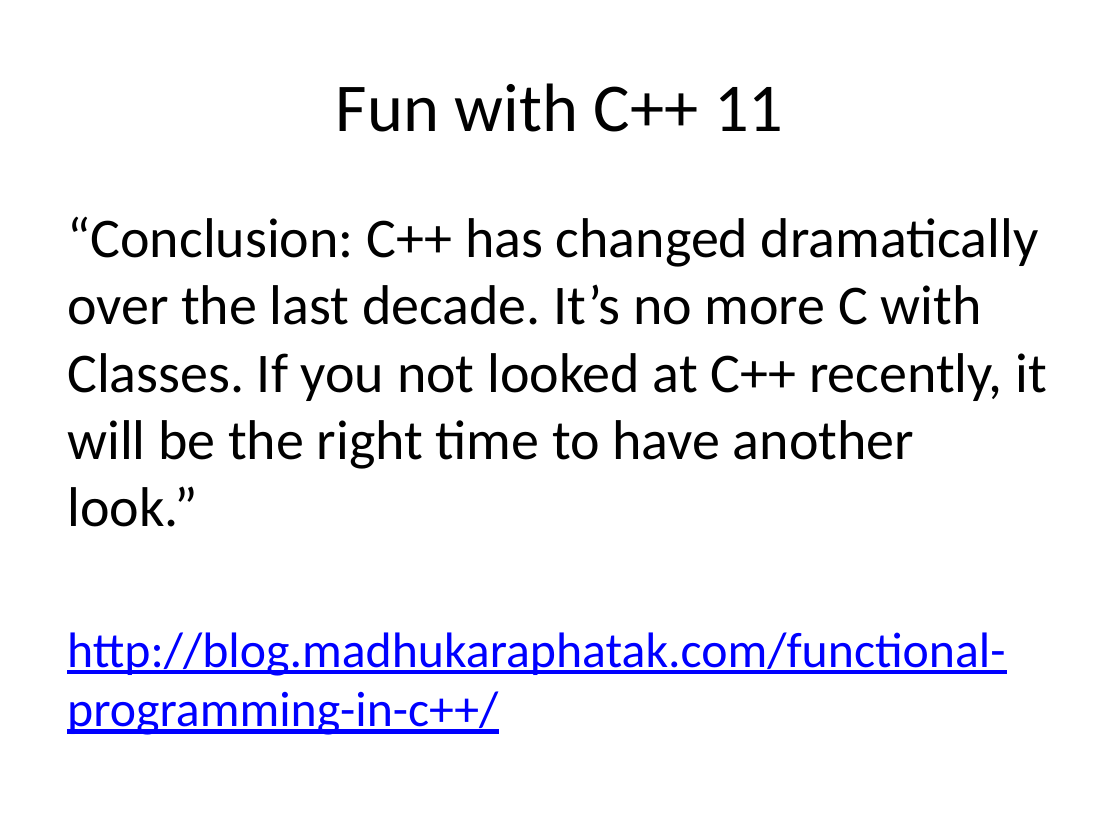
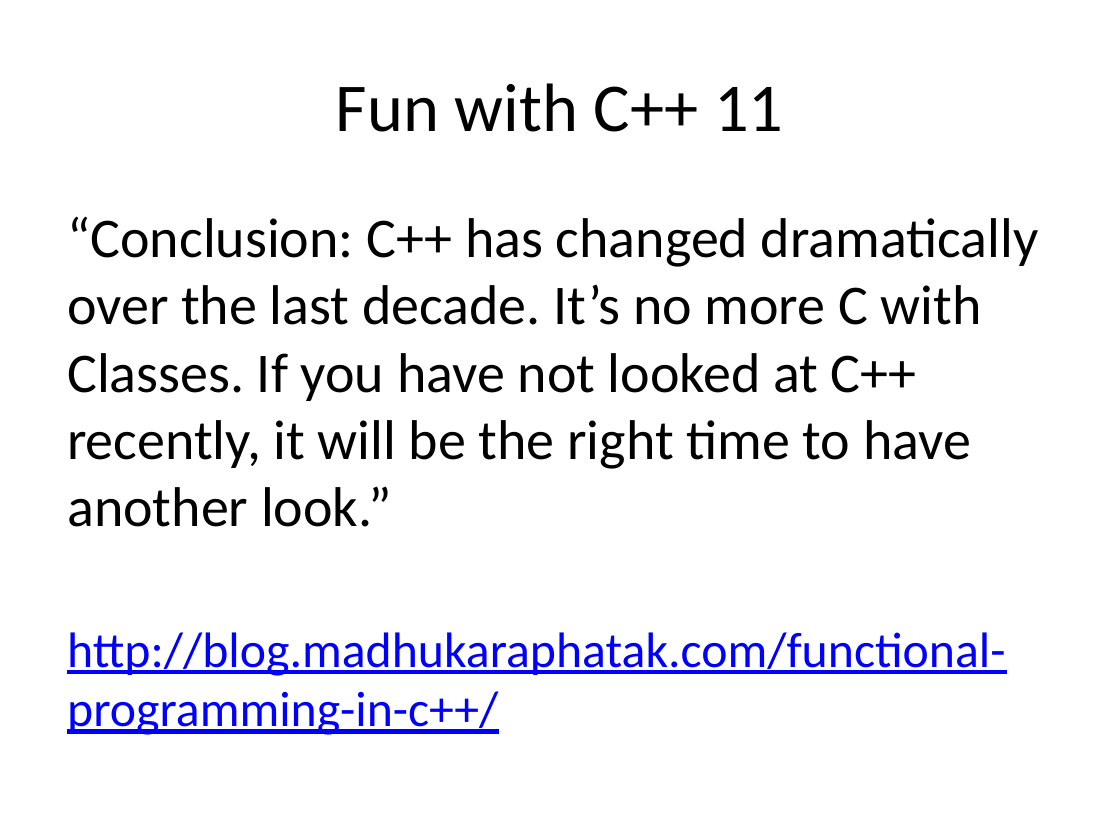
Before and after one commit to fellmad/FunWithCpp11, a slide deck: slide 10 of doc/Fun_with_C++11.pptx. Drawn at 1120x840 pixels with LibreOffice and Linux fonts; fonts in the diff are those of the drawing. Boxes give left, top, right and bottom in pixels: in the first picture for what was removed or moved away, otherwise in the second. Text is boxed around its words. In the diff, an @@ line names an element or a change of style, - is before the commit and + after.

```diff
--- a/doc/Fun_with_C++11.pptx
+++ b/doc/Fun_with_C++11.pptx
@@ text at [67,216,1039,527]: text changed @@
-“Conclusion: C++ has changed dramatically over the last decade. It’s no more C with Classes. If you not looked at C++ recently, it will be the right time to have another look.”
+“Conclusion: C++ has changed dramatically over the last decade. It’s no more C with Classes. If you have not looked at C++ recently, it will be the right time to have another look.”
```
Also in this commit, not shown: 4 other slides changed, 1 slide added, 1 other file.
